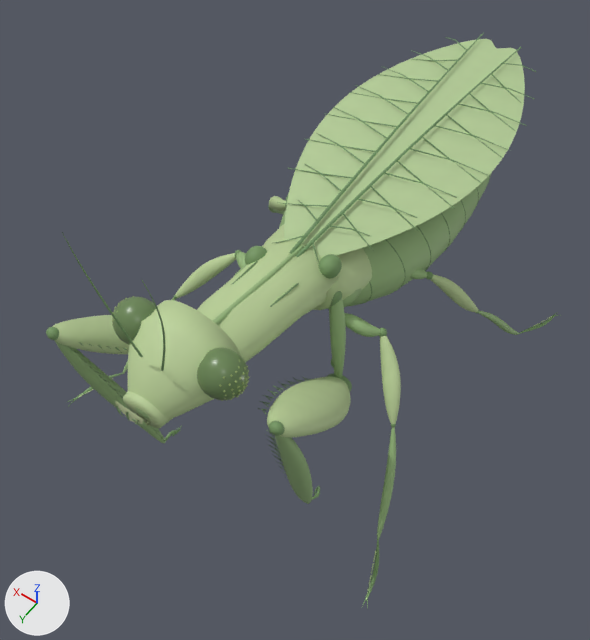
What one commit did to the glTF model assets/models/base1.glb.
Camera for both pictures: a camera (50 mm lens) standing at (-1.55, 2.24, 4.11) and looking at (-0.02, 0.09, 0.74). The lights are fixed; the arrows at lower left show +X, +Y and +Z. The picture after the commit comes second. Where no turn or scale is listed for an object, it has been applied to the vertices. Vertices at exactly the same position are counted once.

In view in the first picture: 'Abdomen', 'Head', 'Leg_L_Mid_Femur', 'Leg_R_Mid_Femur', 'Pronotum', 'Raptor_L_Femur', 'Raptor_L_Tibia', 'Raptor_R_Femur', 'Raptor_R_Tibia', 'Thorax', 'Wing_L', 'Wing_R' and 16 more.
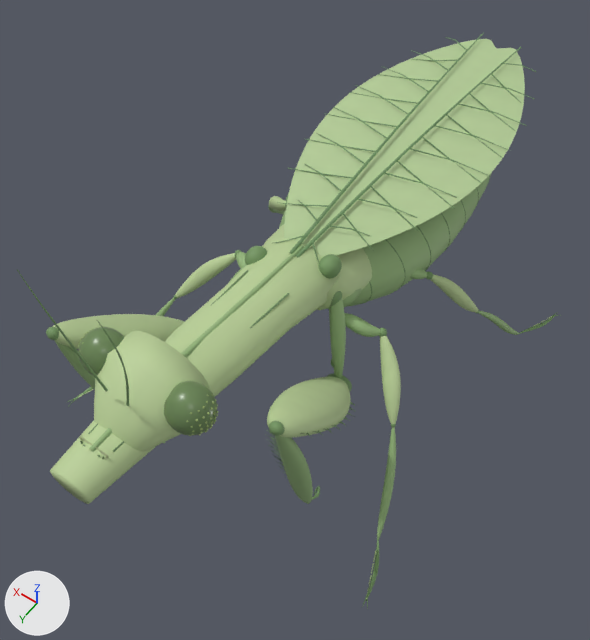
What differs and where, as boxes [x1, y1, x2, y2] in the pictures (590 x 640 px):
'Head', moved
    before: [62, 232, 249, 426]
    after: [17, 270, 218, 459]
'Pronotum', rescaled (34% wider, 40% taller)
    before: [123, 238, 339, 428]
    after: [50, 237, 340, 504]
'Raptor_R_Tibia', unchanged, covered by the edit
    both: [46, 327, 166, 444]

What the commit changed:
me_mantismesh_001 is used by ob_pronotum; location (0.0, 0.0, 0.002).
me_mantismesh_001 had 322 vertices, 592 faces and spanned x -0.23..0.23, y -0.01..1.155, z 0.89..1.309.
me_mantismesh_001 now has 322 vertices, 592 faces and spans x -0.23..0.23, y -0.014..1.571, z 0.89..1.309.
me_mantismesh_001 part 1: the whole mesh is scaled about the mesh origin by (1, 1.36, 1).
Object 'Head' (ob_head) moves from (0.0, 0.14, 0.002) to (0.0, 0.34, 0.002).
